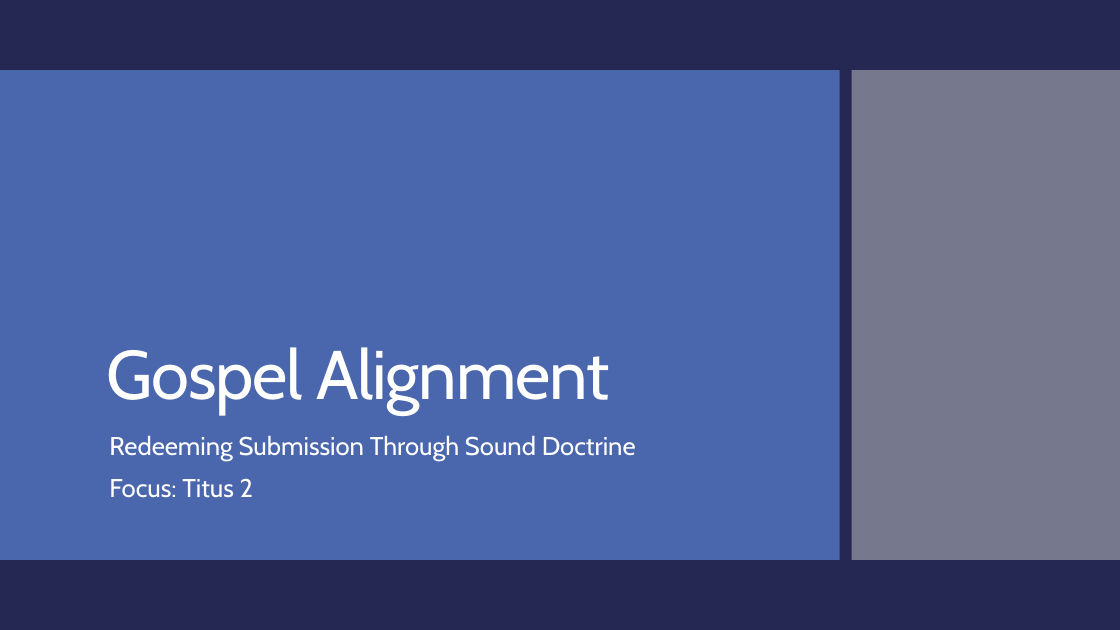
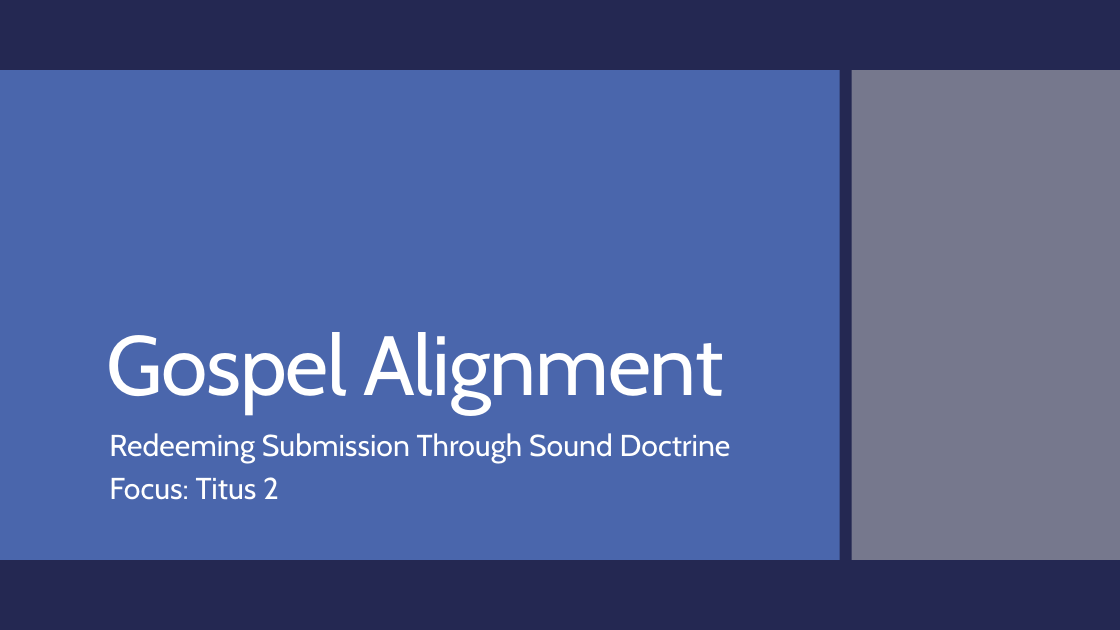
Before and after one commit to Jimothy41/from-the-spirit, a slide deck: slide 1 of lessons/gospel-alignment.pptx. Drawn at 1120x630 pixels with LibreOffice and Linux fonts; fonts in the diff are those of the drawing. Boxes give left, top, right and bottom in pixels: in the first picture for what was removed or moved away, otherwise in the second. Text is boxed around its words. In the diff, an @@ line names an element or a change of style, - is before the commit and + after.

```diff
--- a/lessons/gospel-alignment.pptx
+++ b/lessons/gospel-alignment.pptx
@@ title "Gospel Alignment" at (107, 332, 723, 414): size 59 to 72 pt @@
@@ subtitle "Redeeming Submission Through Sound Doctrine" at (109, 433, 731, 500): size 22 to 25.9 pt; line spacing 0.9 to 0.8 @@
```
Also in this commit, not shown: 8 other slides changed.
